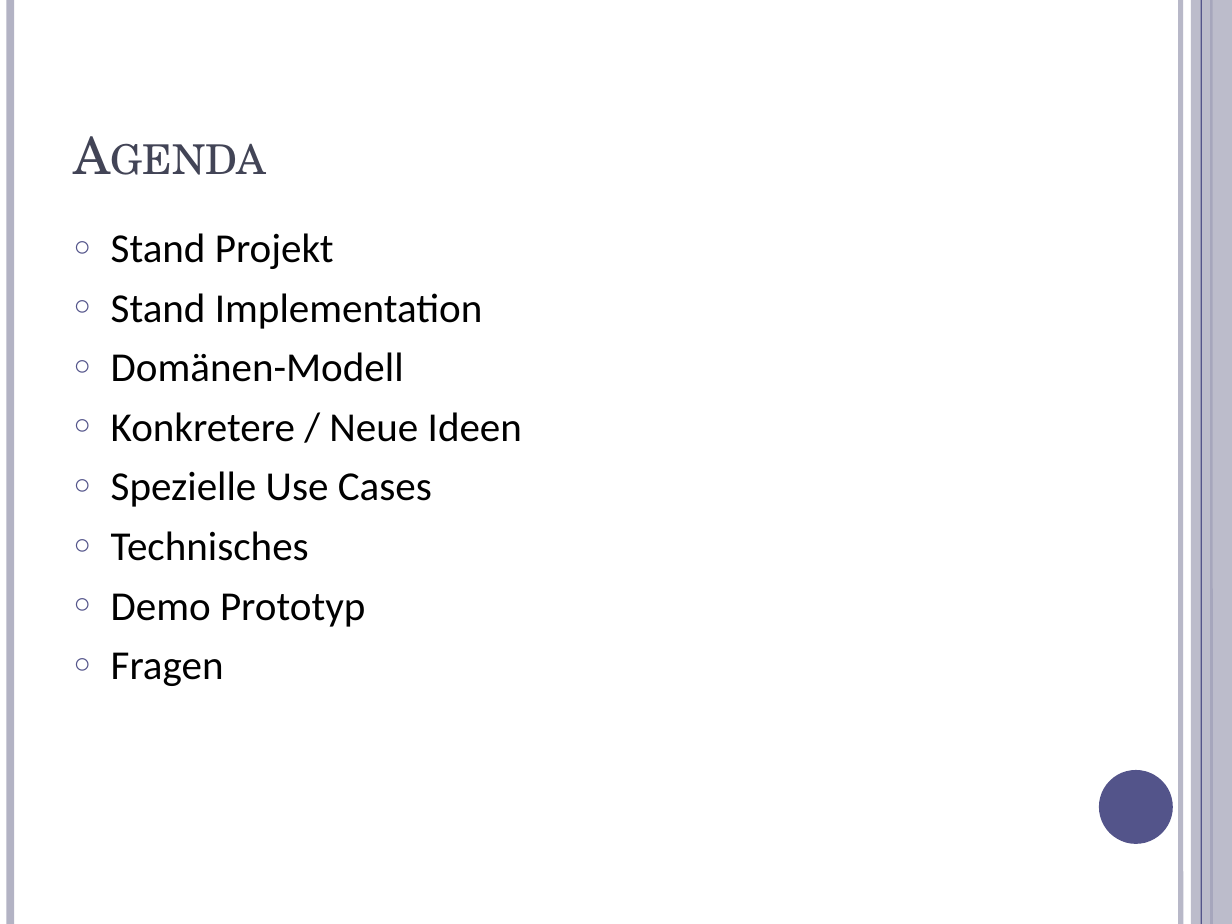
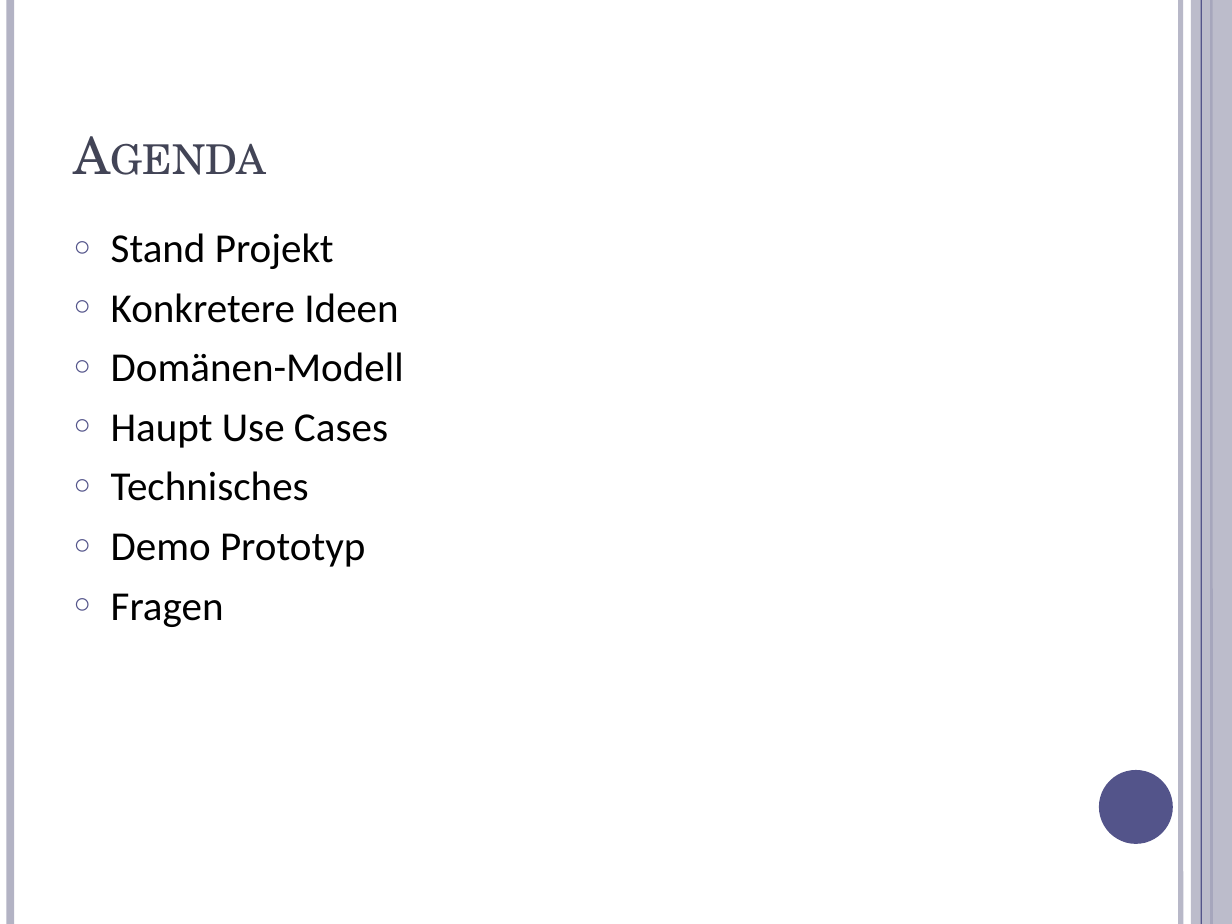
Before and after one commit to stoeffel/SEPS-GRP1, a slide deck: slide 2 of documentation/presentation/Analyse/Analyse.pptx. Drawn at 1232x924 pixels with LibreOffice and Linux fonts; fonts in the diff are those of the drawing. Boxes give left, top, right and bottom in pixels: in the first picture for what was removed or moved away, otherwise in the second. Text is boxed around its words. In the diff, an @@ line names an element or a change of style, - is before the commit and + after.

```diff
--- a/documentation/presentation/Analyse/Analyse.pptx
+++ b/documentation/presentation/Analyse/Analyse.pptx
@@ text at (x1=111, y1=293, x2=398, y2=323): text changed @@
-○ Stand Implementation
+○ Konkretere Ideen
@@ text at (x1=111, y1=414, x2=388, y2=448): text changed @@
-○ Konkretere / Neue Ideen
-○ Spezielle Use Cases
+○ Haupt Use Cases
```
Also in this commit, not shown: 5 other slides changed, 1 slide removed, 2 other files.
